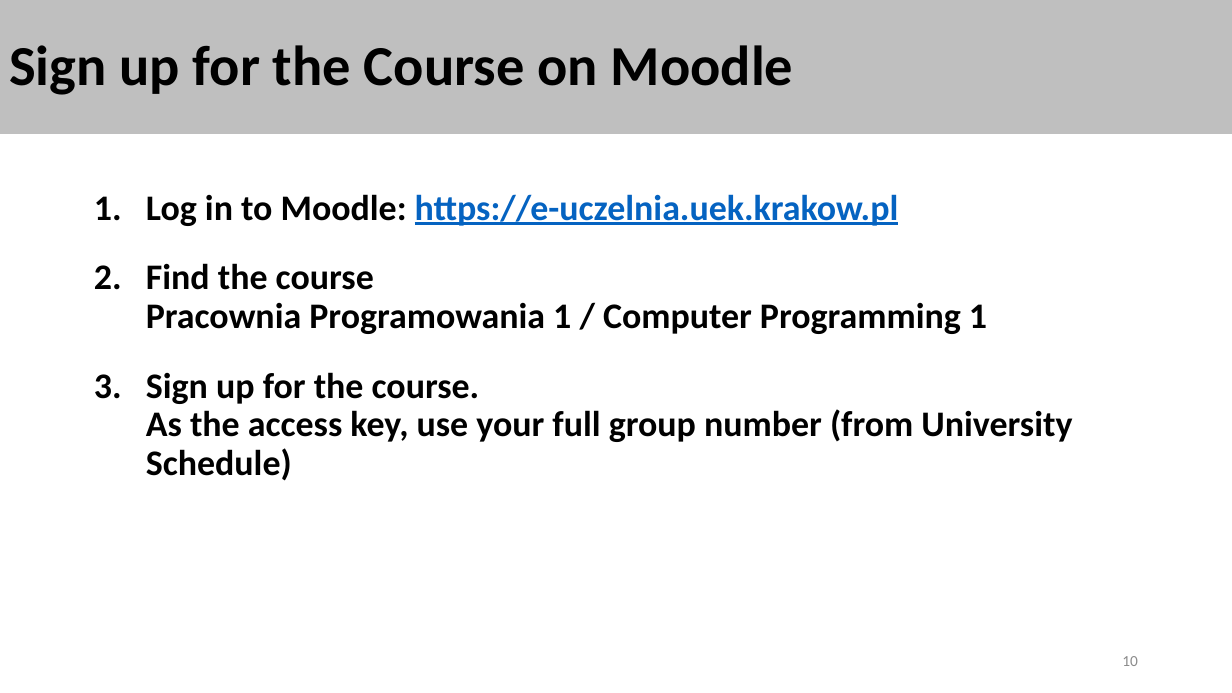
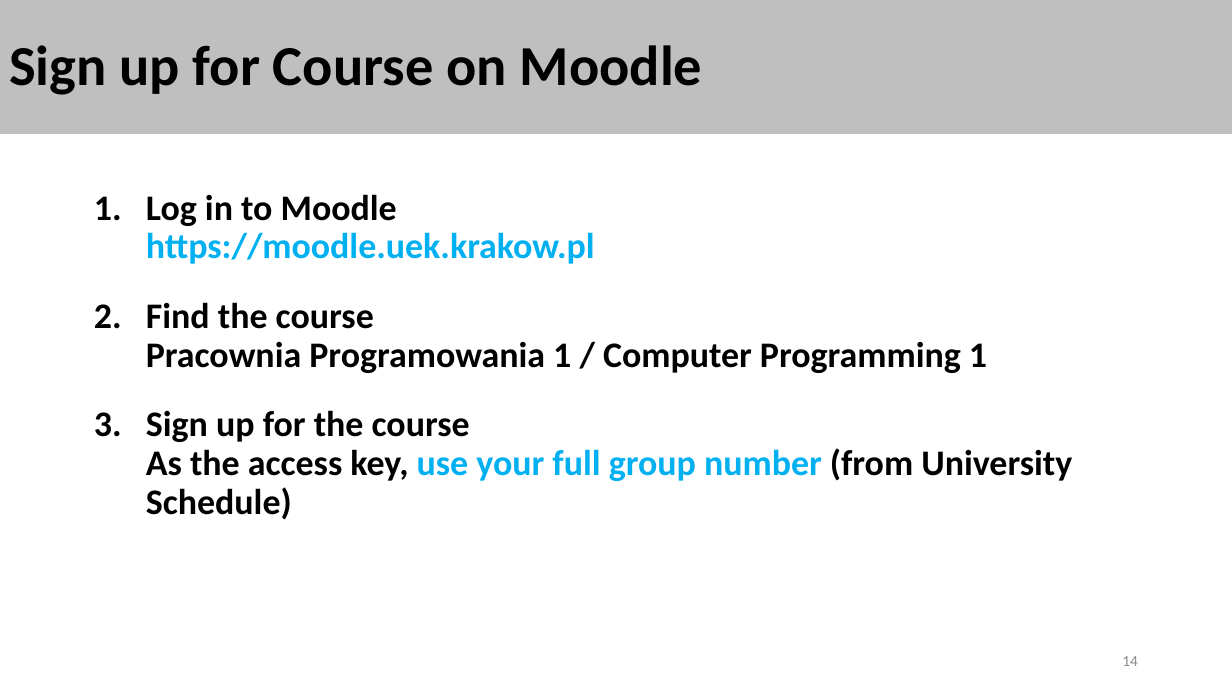
Before and after one commit to stalj/pp1, a slide deck: slide 14 of 01-CourseIntroduction/01-CourseIntroduction.pptx (slide 10 before the commit). Drawn at 1232x693 pixels with LibreOffice and Linux fonts; fonts in the diff are those of the drawing. Boxes give left, top, right and bottom in pixels: in the first picture for what was removed or moved away, otherwise in the second. Text is boxed around its words. In the diff, an @@ line names an element or a change of style, - is before the commit and + after.

Commit message:
New course version 2023

```diff
--- a/01-CourseIntroduction/01-CourseIntroduction.pptx
+++ b/01-CourseIntroduction/01-CourseIntroduction.pptx
@@ title at (x1=9, y1=45, x2=703, y2=95): text changed @@
-Sign up for the Course on Moodle
+Sign up for Course on Moodle
@@ text at (x1=146, y1=194, x2=595, y2=264): text changed; text colour #0563C1 to #00B0F0 @@
-1. Log in to Moodle: https://e-uczelnia.uek.krakow.pl
+1. Log in to Moodle
+   https://moodle.uek.krakow.pl
@@ text at (x1=146, y1=410, x2=1072, y2=520): text changed @@
-3. Sign up for the course.
-   As the access key, use your full group number (from University Schedule)
+3. Sign up for the course
+   As the access key, use your full group number (from University Schedule)
@@ page number at (x1=1122, y1=656, x2=1138, y2=666): text changed @@
-10
+14
```
Also in this commit, not shown: 13 other slides changed, 9 slides added, 2 slides removed, 6 other files.
